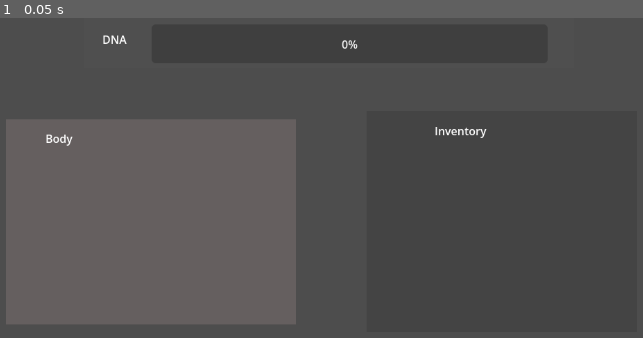
Above: before the commit, frame 1.
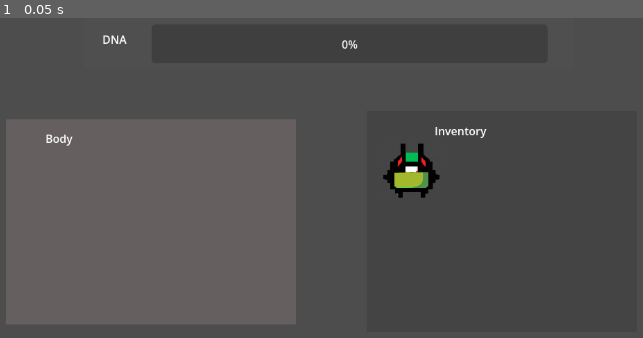
Above: after the commit, the same moment.

Repository: TheCrusty/Biotank-demake
Game: Godot game, scene res://gui/dna_screen.tscn
The game is run twice, just before and just after one commit, with the same random seed, the same clock (stepped at 60 frames per second) and the same inputs. This scene is started directly instead of the project's main scene.
Inputs:
- Up to frame 1 (0.05 s): no input

The runs differ from the first frame. In frame 1, 0.9% of the frame differs, in the area x 59-69%, y 39-57%.

Commit message:
added menu ui graphics and draggable icon prototype.

Diff:
--- /dev/null
+++ b/Components/draggable.gd
@@ -0,0 +1,17 @@
+extends Node2D
+
+var dragging = false
+
+
+func _process(delta):
+	if dragging:
+		owner.position = get_global_mouse_position()
+
+
+func _on_area_2d_input_event(viewport, event, shape_idx):
+	if event is InputEventMouseButton and event.pressed:
+		print("clicked!")
+		if dragging:
+			dragging = false
+		else:
+			dragging = true
--- /dev/null
+++ b/Components/draggable.tscn
@@ -0,0 +1,17 @@
+[gd_scene load_steps=3 format=3 uid="uid://cmo650ip76i28"]
+
+[ext_resource type="Script" path="res://Components/draggable.gd" id="1_wtgiy"]
+
+[sub_resource type="RectangleShape2D" id="RectangleShape2D_1ch2j"]
+size = Vector2(324, 262)
+
+[node name="Draggable" type="Node2D"]
+script = ExtResource("1_wtgiy")
+
+[node name="Area2D" type="Area2D" parent="."]
+
+[node name="CollisionShape2D" type="CollisionShape2D" parent="Area2D"]
+position = Vector2(1, 22)
+shape = SubResource("RectangleShape2D_1ch2j")
+
+[connection signal="input_event" from="Area2D" to="." method="_on_area_2d_input_event"]
--- /dev/null
+++ b/elements/test_item.tscn
@@ -0,0 +1,13 @@
+[gd_scene load_steps=3 format=3 uid="uid://ch7x5jqlk401n"]
+
+[ext_resource type="Texture2D" uid="uid://b6huirrjiv41q" path="res://resources/character_2.png" id="1_cf7nt"]
+[ext_resource type="PackedScene" uid="uid://cmo650ip76i28" path="res://Components/draggable.tscn" id="2_ei5ml"]
+
+[node name="TestItem" type="Node2D"]
+
+[node name="Sprite2D" type="Sprite2D" parent="."]
+scale = Vector2(0.2, 0.2)
+texture = ExtResource("1_cf7nt")
+
+[node name="Draggable" parent="." instance=ExtResource("2_ei5ml")]
+scale = Vector2(0.2, 0.2)
--- a/gui/dna_screen.tscn
+++ b/gui/dna_screen.tscn
@@ -1,6 +1,7 @@
-[gd_scene load_steps=2 format=3 uid="uid://b64ot5gcosgqc"]
+[gd_scene load_steps=3 format=3 uid="uid://b64ot5gcosgqc"]
 
 [ext_resource type="Script" path="res://GUI/dna_screen.gd" id="1_36lfj"]
+[ext_resource type="PackedScene" uid="uid://ch7x5jqlk401n" path="res://elements/test_item.tscn" id="2_qaar6"]
 
 [node name="DNAScreen" type="Control"]
 layout_mode = 3
@@ -9,6 +10,7 @@
 anchor_bottom = 1.0
 grow_horizontal = 2
 grow_vertical = 2
+mouse_filter = 1
 script = ExtResource("1_36lfj")
 
 [node name="Body" type="ColorRect" parent="."]
@@ -17,6 +19,7 @@
 offset_top = 191.0
 offset_right = 529.0
 offset_bottom = 487.0
+mouse_filter = 1
 color = Color(0.396078, 0.372549, 0.372549, 1)
 
 [node name="Label" type="Label" parent="Body"]
@@ -34,6 +37,7 @@
 offset_top = 179.0
 offset_right = 1021.0
 offset_bottom = 498.0
+mouse_filter = 1
 color = Color(0.266667, 0.266667, 0.266667, 1)
 
 [node name="Label" type="Label" parent="Inventory"]
@@ -49,6 +53,7 @@
 anchors_preset = 0
 offset_right = 40.0
 offset_bottom = 40.0
+mouse_filter = 1
 
 [node name="ColorRect" type="ColorRect" parent="DNABar"]
 layout_mode = 0
@@ -72,3 +77,6 @@
 offset_right = 290.0
 offset_bottom = 90.0
 text = "DNA"
+
+[node name="TestItem" parent="." instance=ExtResource("2_qaar6")]
+position = Vector2(696, 265)
Binary file added: gui/menu_ui.png
Not shown, added: gui/menu_ui.png.import
Not shown, added: gui/menu_ui.png~
Not shown, added: kritas/menu_ui.kra
Not shown, added: kritas/menu_ui.kra~
